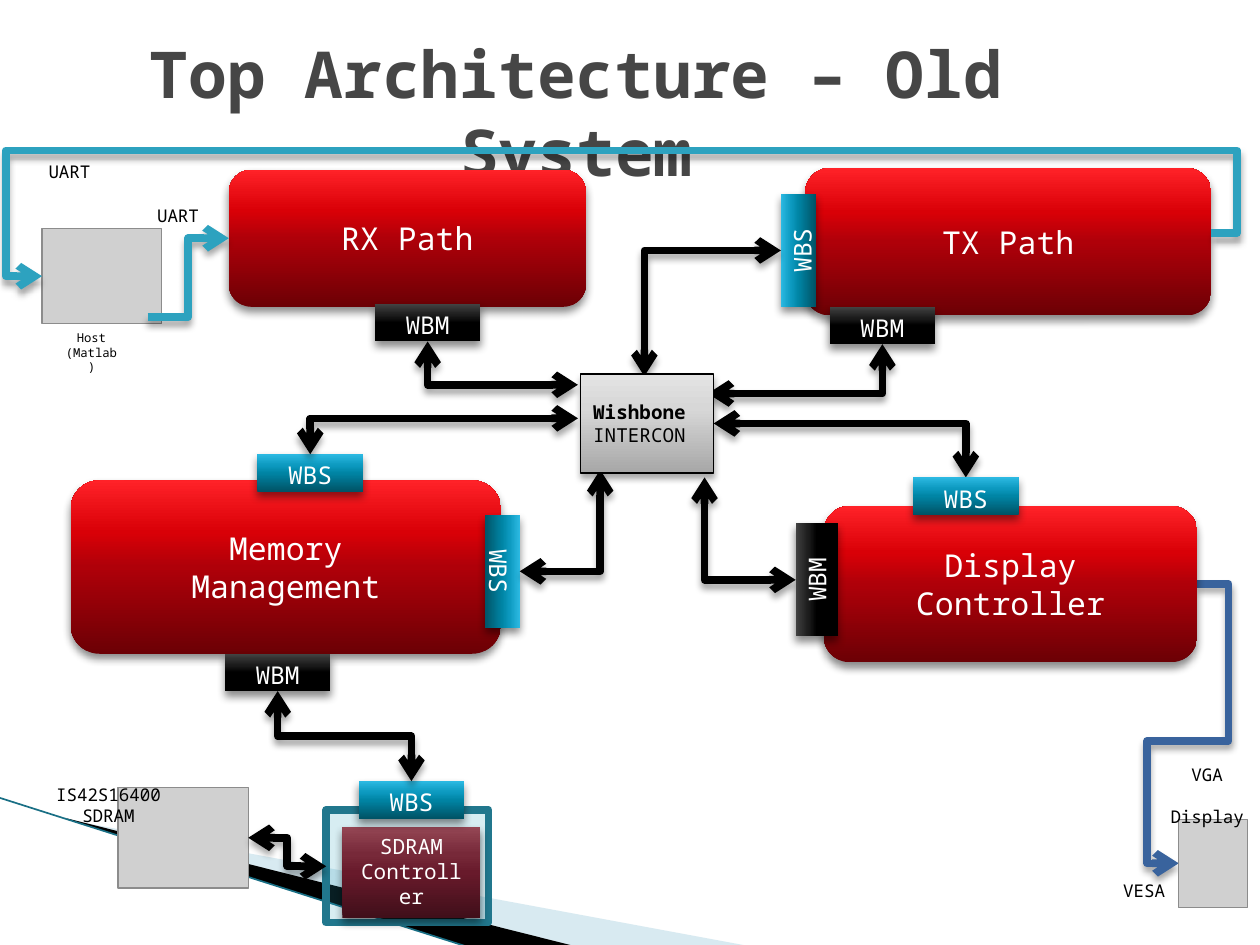
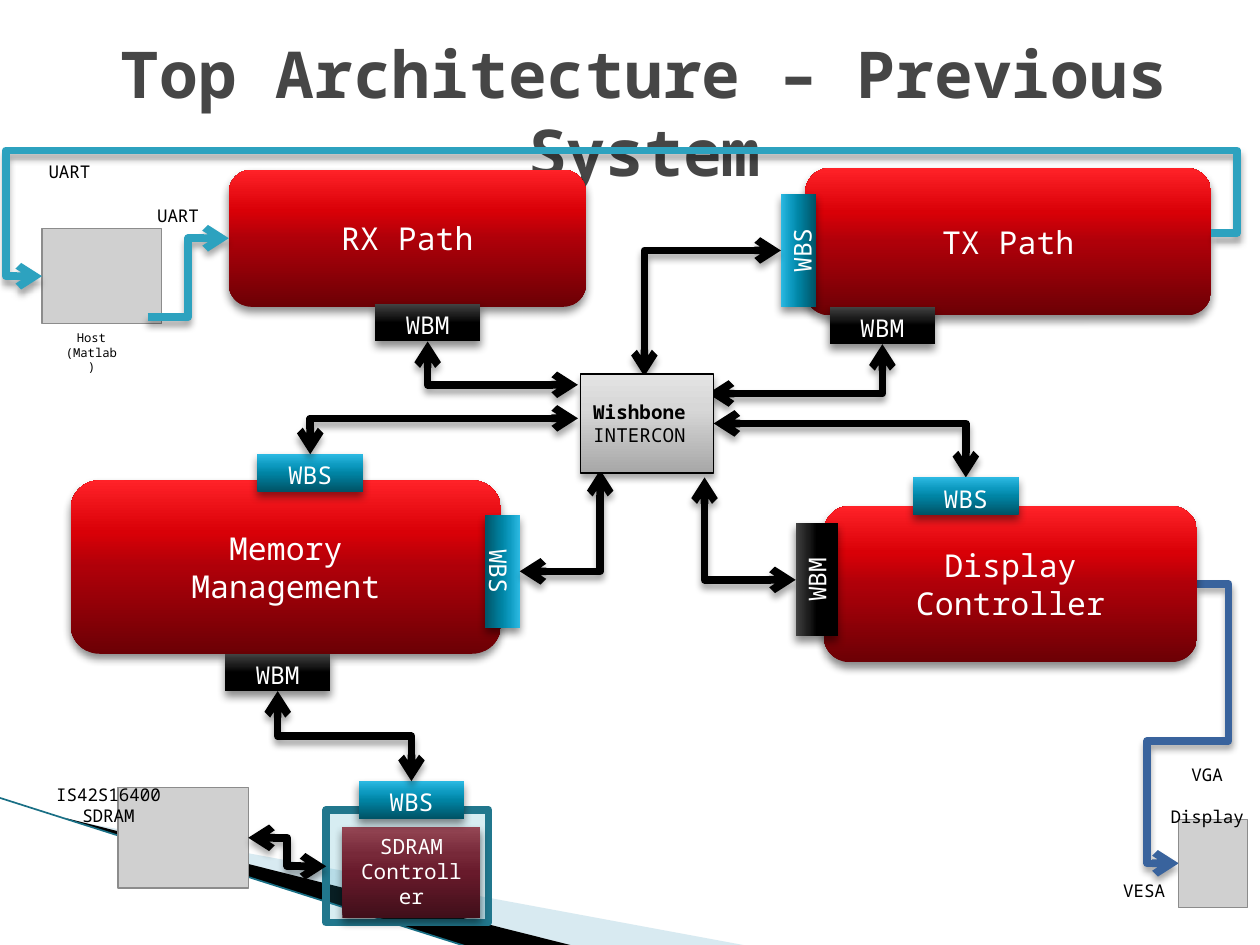
Before and after one commit to shizzz88/image-rotation-technion-ee, a slide deck: slide 3 of Presentation/Mid_Presentation.pptx. Drawn at 1260x945 pixels with LibreOffice and Linux fonts; fonts in the diff are those of the drawing; grey boxes stand for pictures; background and template pictures are left out. Boxes give left, top, right and bottom in pixels: in the first picture for what was removed or moved away, otherwise in the second. Text is boxed around its words. In the diff, an @@ line names an element or a change of style, - is before the commit and + after.

```diff
--- a/Presentation/Mid_Presentation.pptx
+++ b/Presentation/Mid_Presentation.pptx
@@ title at [121,48,1167,193]: text changed @@
-Top Architecture – Old System
+Top Architecture – Previous System
```
Also in this commit, not shown: 3 other slides changed, 1 slide added, 2 slides removed.
